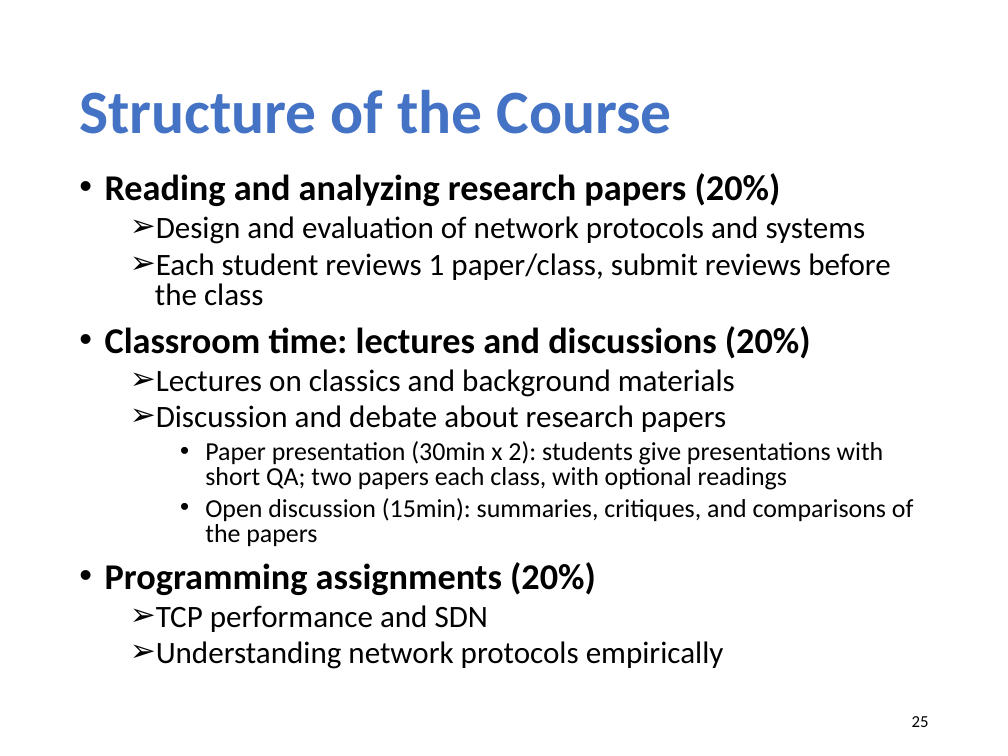
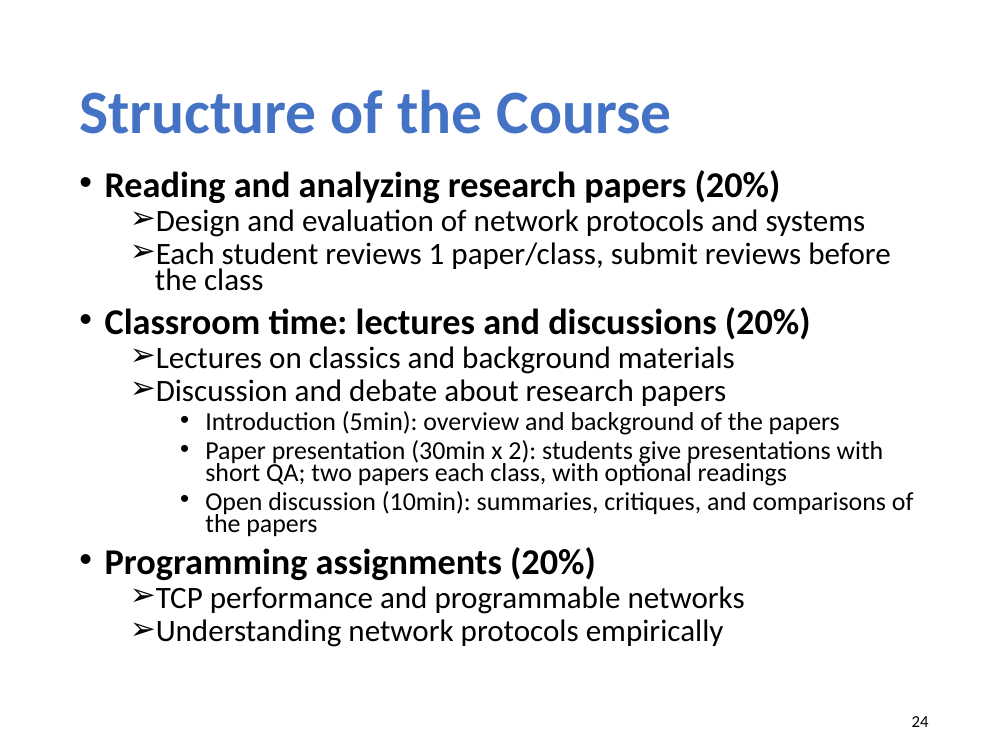
Before and after one commit to xinjin/course-adv-net, a slide deck: slide 24 of slides/lec01_overview.pptx (slide 25 before the commit). Drawn at 1008x756 pixels with LibreOffice and Linux fonts; fonts in the diff are those of the drawing. Boxes give left, top, right and bottom in pixels: in the first picture for what was removed or moved away, otherwise in the second. Text is boxed around its words. In the diff, an @@ line names an element or a change of style, - is before the commit and + after.

```diff
--- a/slides/lec01_overview.pptx
+++ b/slides/lec01_overview.pptx
@@ text at (105,170,891,647): line spacing 0.8 to 0.7 @@
@@ text at (205,411,840,435): paragraph added @@
+    • Introduction (5min): overview and background of the papers
@@ text at (205,491,914,537): text changed @@
-    • Open discussion (15min): summaries, critiques, and comparisons of the papers
+    • Open discussion (10min): summaries, critiques, and comparisons of the papers
@@ text at (156,586,745,614): text changed @@
-  ➢ TCP performance and SDN
+  ➢ TCP performance and programmable networks
@@ page number at (912,716,929,727): text changed @@
-25
+24
```
Also in this commit, not shown: 8 other slides changed, 1 slide removed, 1 other file.
